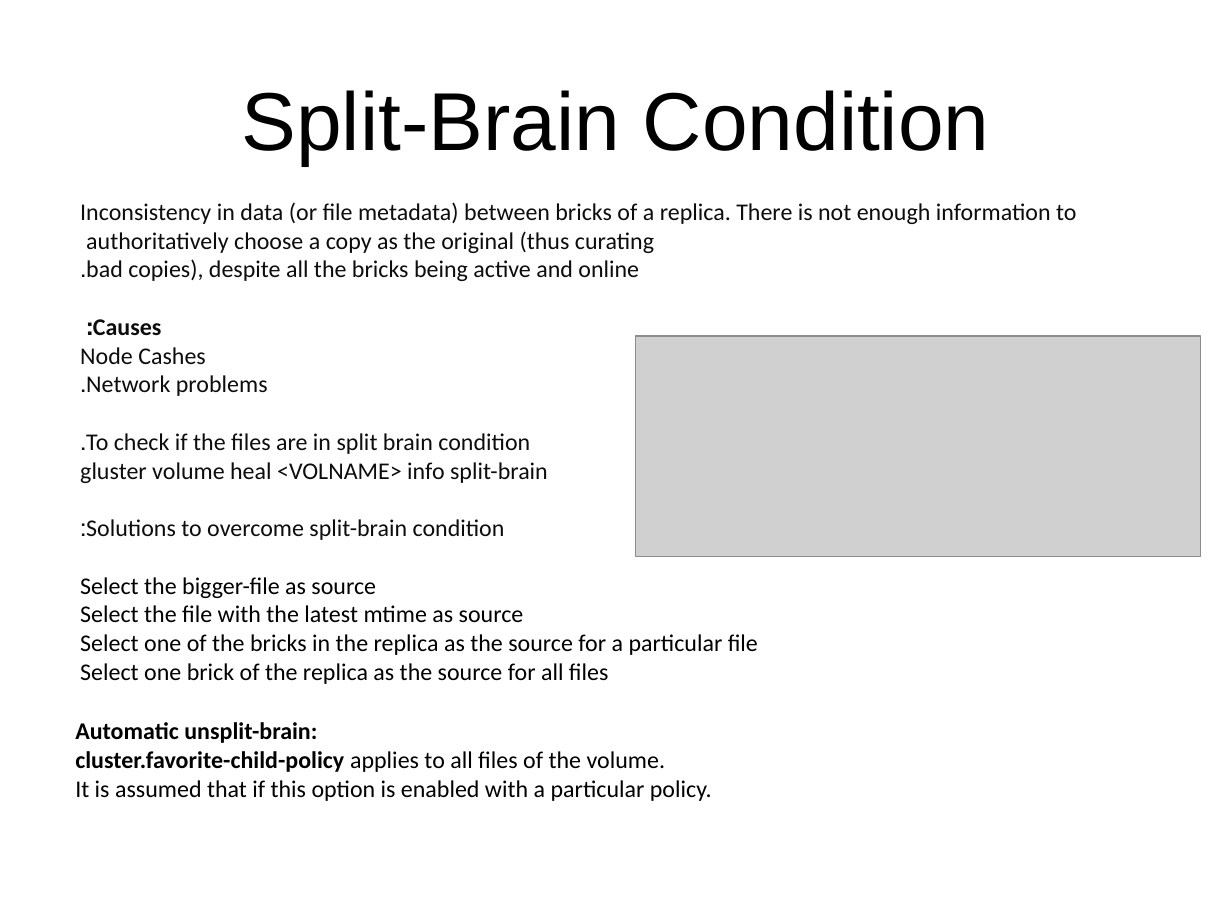
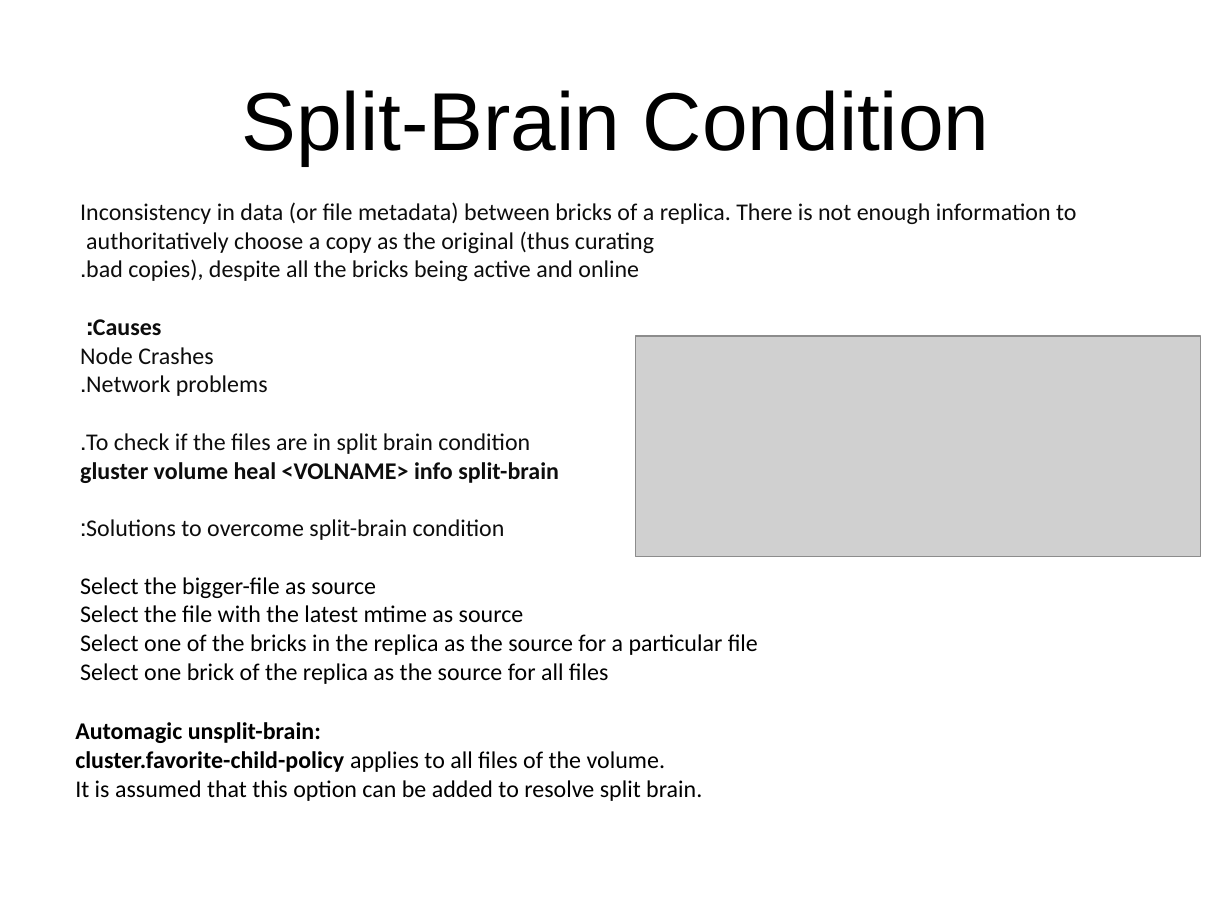
Before and after one commit to sahityacodes/VirtualizationCloudComputingProject, a slide deck: slide 38 of VCC.pptx (slide 36 before the commit). Drawn at 1232x924 pixels with LibreOffice and Linux fonts; fonts in the diff are those of the drawing; grey boxes stand for pictures. Boxes give left, top, right and bottom in pixels: in the first picture for what was removed or moved away, otherwise in the second. Text is boxed around its words. In the diff, an @@ line names an element or a change of style, - is before the commit and + after.

```diff
--- a/VCC.pptx
+++ b/VCC.pptx
@@ text at <box>80,347,213,364</box>: text changed @@
-Node Cashes
+Node Crashes
@@ text at <box>80,462,559,483</box>: bold on in "gluster volume heal <VOLNAME> info split-brain" @@
@@ text at <box>75,722,321,743</box>: text changed @@
-Automatic unsplit-brain:
+Automagic unsplit-brain:
@@ text at <box>75,780,702,801</box>: text changed @@
-It is assumed that if this option is enabled with a particular policy.
+It is assumed that this option can be added to resolve split brain.
```
Also in this commit, not shown: 20 other slides changed, 1 slide added.
